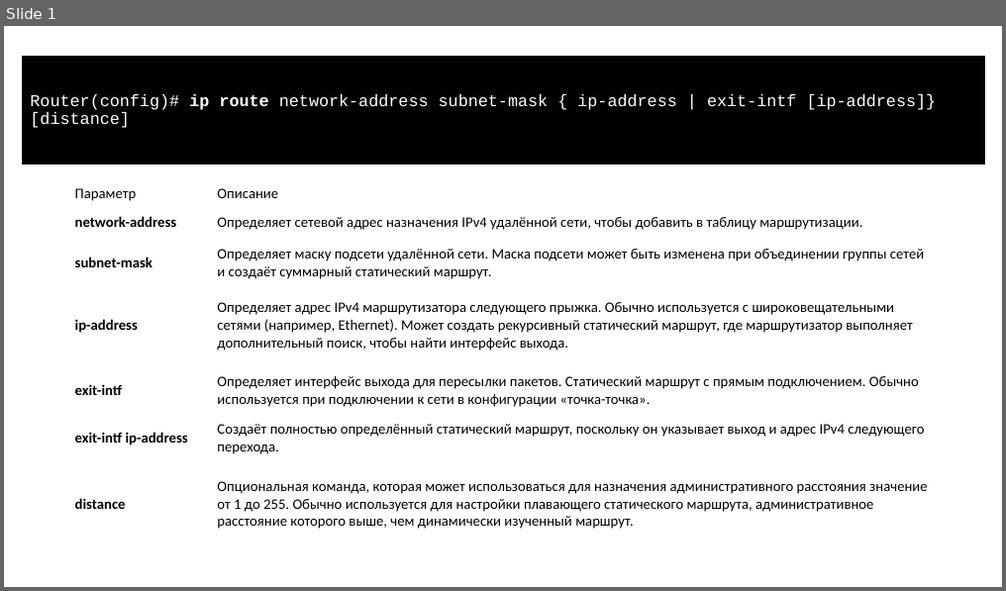
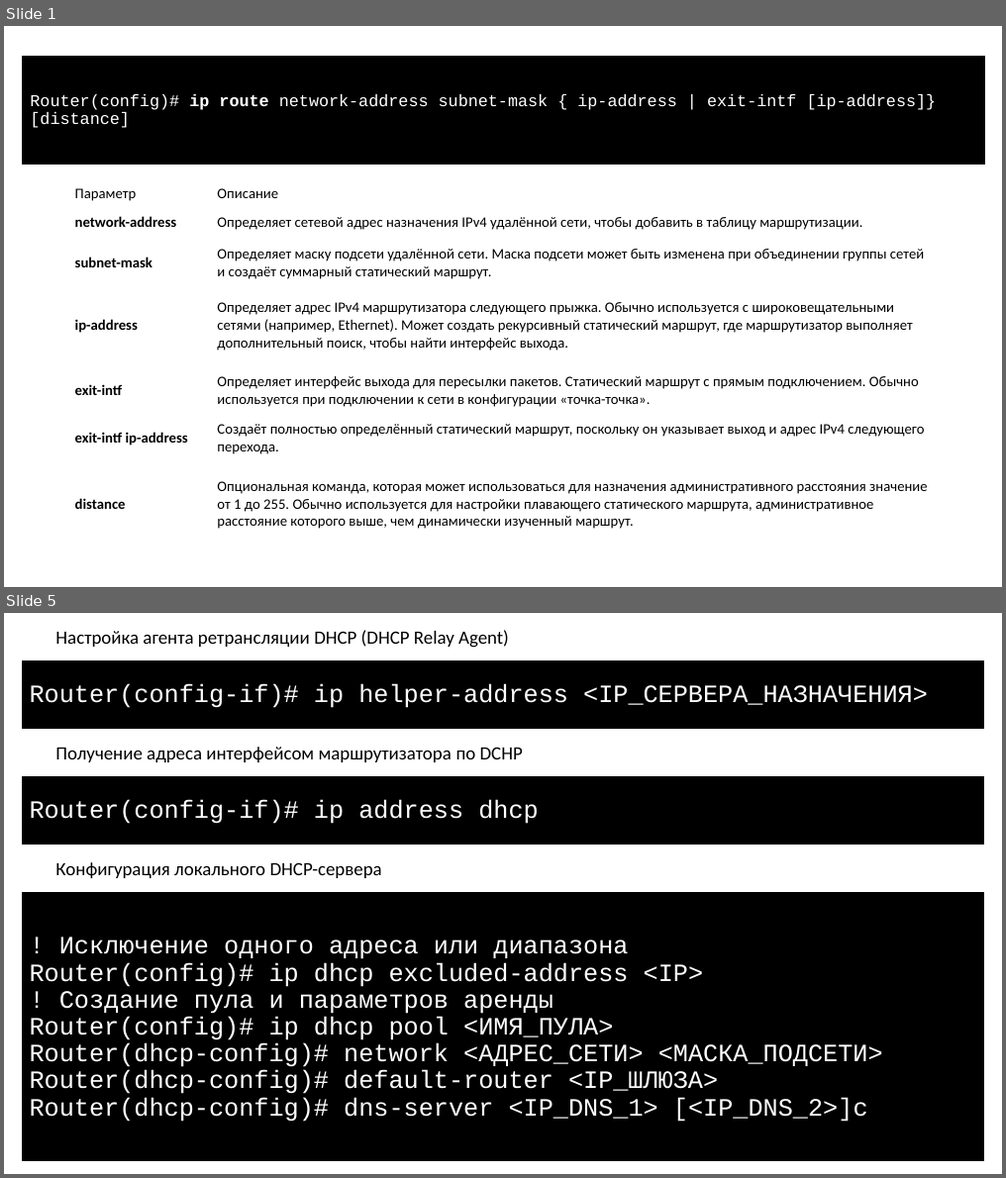
Before and after one commit to gas533/itn, a slide deck: 1.10 Practice/1.10 Practice.pptx. Shown one above the other, each under a label of ours: slide 1 before the commit, slides 1 and 5 after it; the slides between them are not shown. The pictures are 1006x591 and 1006x1178 pixels, drawn with LibreOffice and Linux fonts; fonts in the diff are those of the drawing. Boxes give left, top, right and bottom in pixels: in the first picture for what was removed or moved away, otherwise in the second. Text is boxed around its words. In the diff, an @@ line names an element or a change of style, - is before the commit and + after.

```diff
--- a/1.10 Practice/1.10 Practice.pptx
+++ b/1.10 Practice/1.10 Practice.pptx
@@ slide 5 added at bbox=[4, 613, 1002, 1174], background #FFFFFF @@
@@ text added at bbox=[55, 630, 509, 648], 18 pt, text #000000 @@
+Настройка агента ретрансляции DHCP (DHCP Relay Agent)
@@ rectangle added at bbox=[22, 661, 985, 728], fill #000000, outline #000000 0.75 pt, 24 pt, text #FFFFFF @@
+Router(config-if)# ip helper-address <IP_СЕРВЕРА_НАЗНАЧЕНИЯ>
@@ text added at bbox=[55, 747, 523, 762], 18 pt, text #000000 @@
+Получение адреса интерфейсом маршрутизатора по DCHP
@@ rectangle added at bbox=[22, 777, 985, 844], fill #000000, outline #000000 0.75 pt, 24 pt, text #FFFFFF @@
+Router(config-if)# ip address dhcp
@@ text added at bbox=[55, 862, 382, 878], 18 pt, text #000000 @@
+Конфигурация локального DHCP-сервера
@@ rectangle added at bbox=[22, 893, 985, 1161], fill #000000, outline #000000 0.75 pt, 24 pt, text #FFFFFF @@
+! Исключение одного адреса или диапазона
+Router(config)# ip dhcp excluded-address <IP>
+! Создание пула и параметров аренды
+Router(config)# ip dhcp pool <ИМЯ_ПУЛА>
+Router(dhcp-config)# network <АДРЕС_СЕТИ> <МАСКА_ПОДСЕТИ>
+Router(dhcp-config)# default-router <IP_ШЛЮЗА>
+Router(dhcp-config)# dns-server <IP_DNS_1> [<IP_DNS_2>]c
```
Also in this commit, not shown: 1 slide changed, 10 other slides added, 12 other files.
